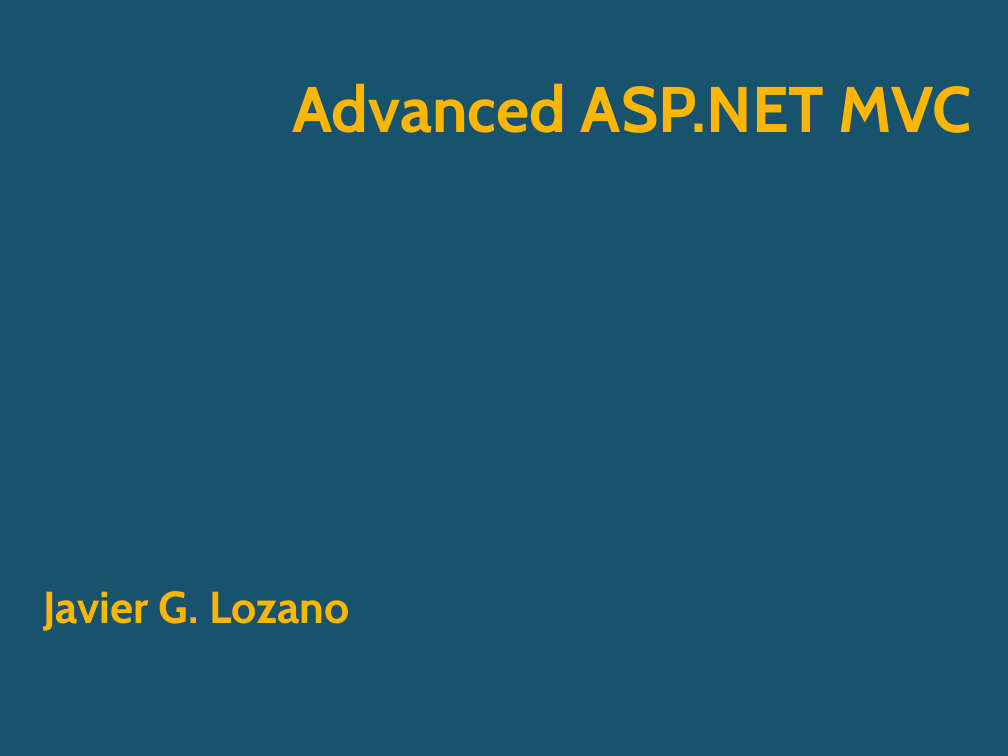
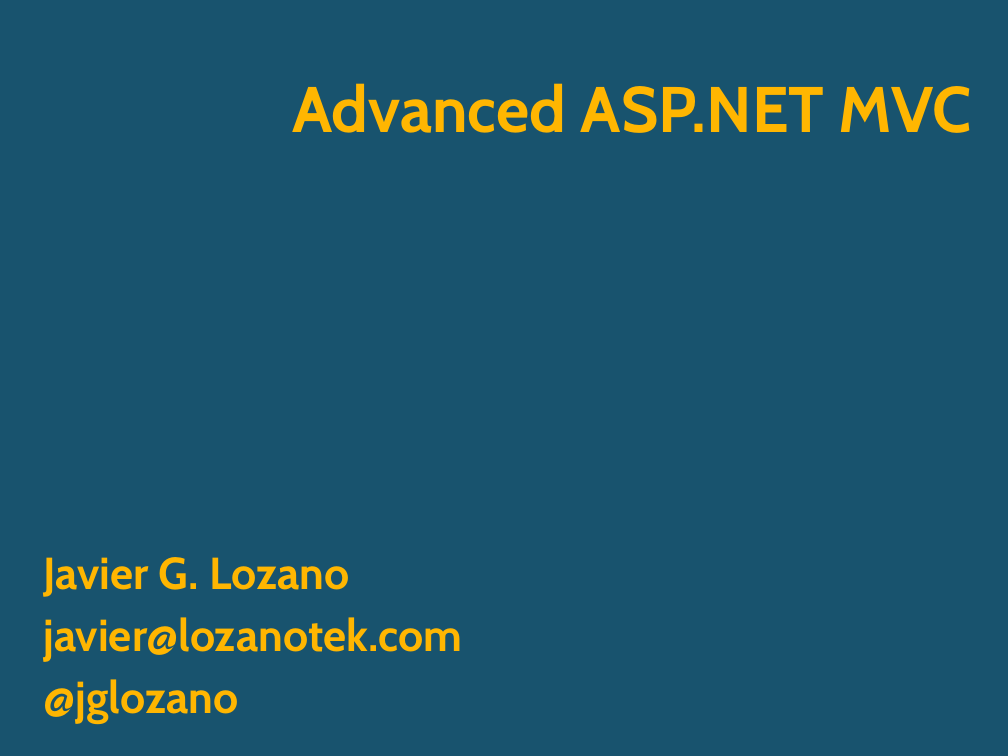
Before and after one commit to lozanotek/advancedmvc, a slide deck: slide 1 of slides/AdvancedMvc.pptx. Drawn at 1008x756 pixels with LibreOffice and Linux fonts; fonts in the diff are those of the drawing; background and template pictures are left out. Boxes give left, top, right and bottom in pixels: in the first picture for what was removed or moved away, otherwise in the second. Text is boxed around its words. In the diff, an @@ line names an element or a change of style, - is before the commit and + after.

```diff
--- a/slides/AdvancedMvc.pptx
+++ b/slides/AdvancedMvc.pptx
@@ subtitle "Javier G. Lozano": place and size @@
-subtitle "Javier G. Lozano" at <box>44,591,349,631</box>
+subtitle "Javier G. Lozano" at <box>44,557,463,723</box>
@@ subtitle at <box>44,617,463,723</box>: paragraphs added @@
+javier@lozanotek.com
+@jglozano
```
Also in this commit, not shown: 3 other slides changed, 3 slides added.
